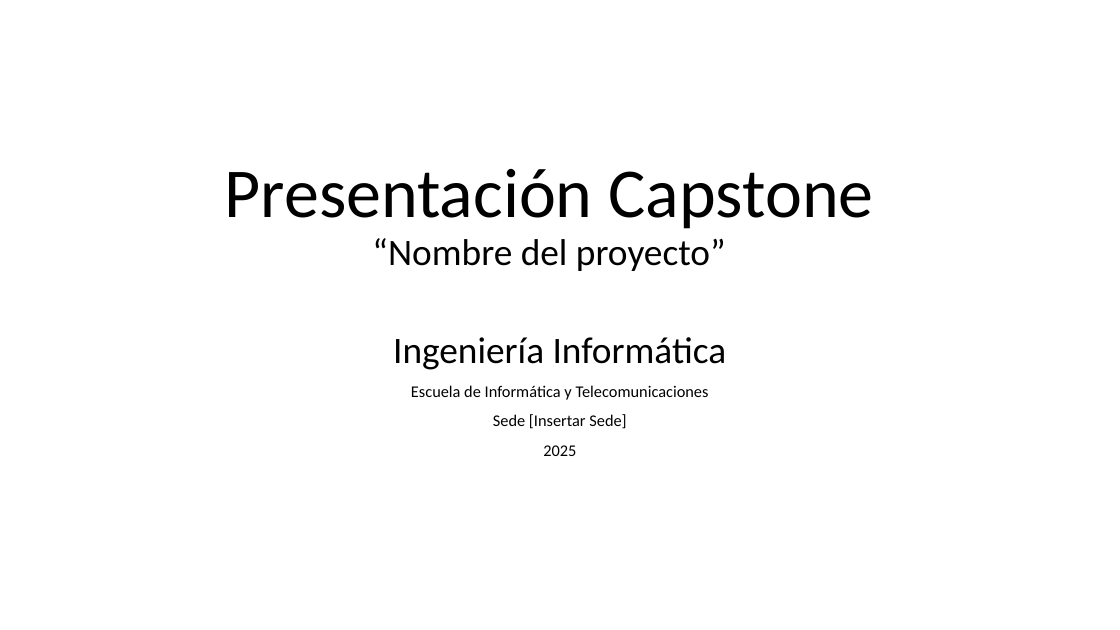
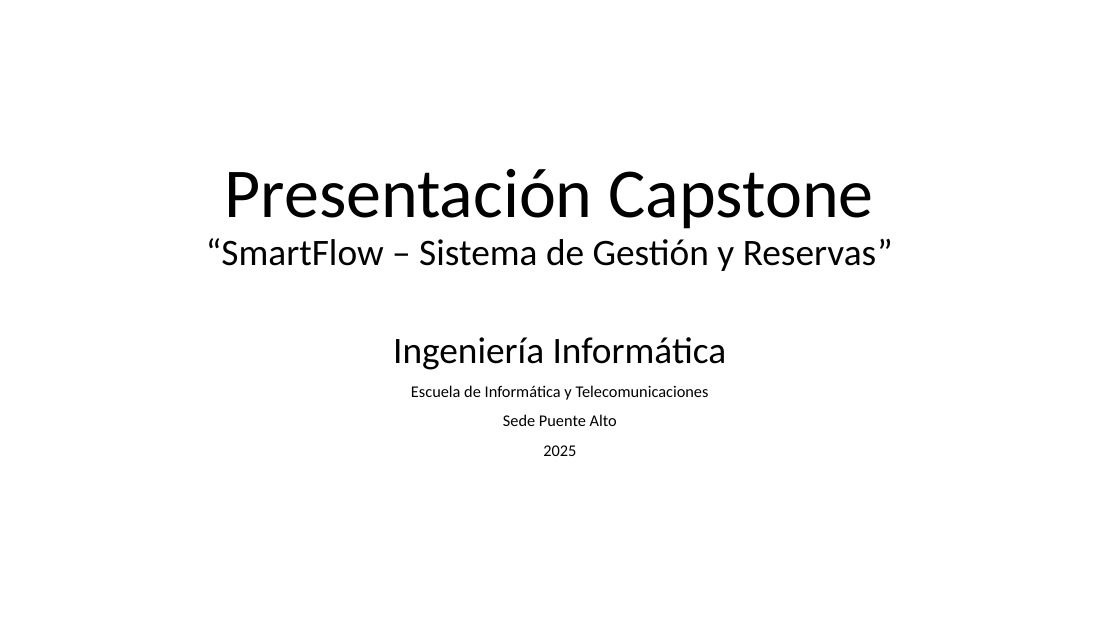
Before and after one commit to CodeFixService/Capstone, a slide deck: slide 1 of fase2/Documentacion Asignatura PTY4614/Estructura Presentación 2-Capstone.pptx. Drawn at 1120x630 pixels with LibreOffice and Linux fonts; fonts in the diff are those of the drawing; background and template pictures are left out. Boxes give left, top, right and bottom in pixels: in the first picture for what was removed or moved away, otherwise in the second. Text is boxed around its words. In the diff, an @@ line names an element or a change of style, - is before the commit and + after.

```diff
--- a/fase2/Documentacion Asignatura PTY4614/Estructura Presentación 2-Capstone.pptx
+++ b/fase2/Documentacion Asignatura PTY4614/Estructura Presentación 2-Capstone.pptx
@@ title at (206, 169, 893, 271): text changed; size 60 to 32 pt @@
-Presentación Capstone
-“Nombre del proyecto”
+Presentación Capstone
+“SmartFlow – Sistema de Gestión y Reservas”
@@ subtitle at (503, 414, 617, 426): text changed @@
-Sede [Insertar Sede]
+Sede Puente Alto
```
Also in this commit, not shown: 6 other slides changed, 4 slides added, 2 slides removed, 1 other file.
